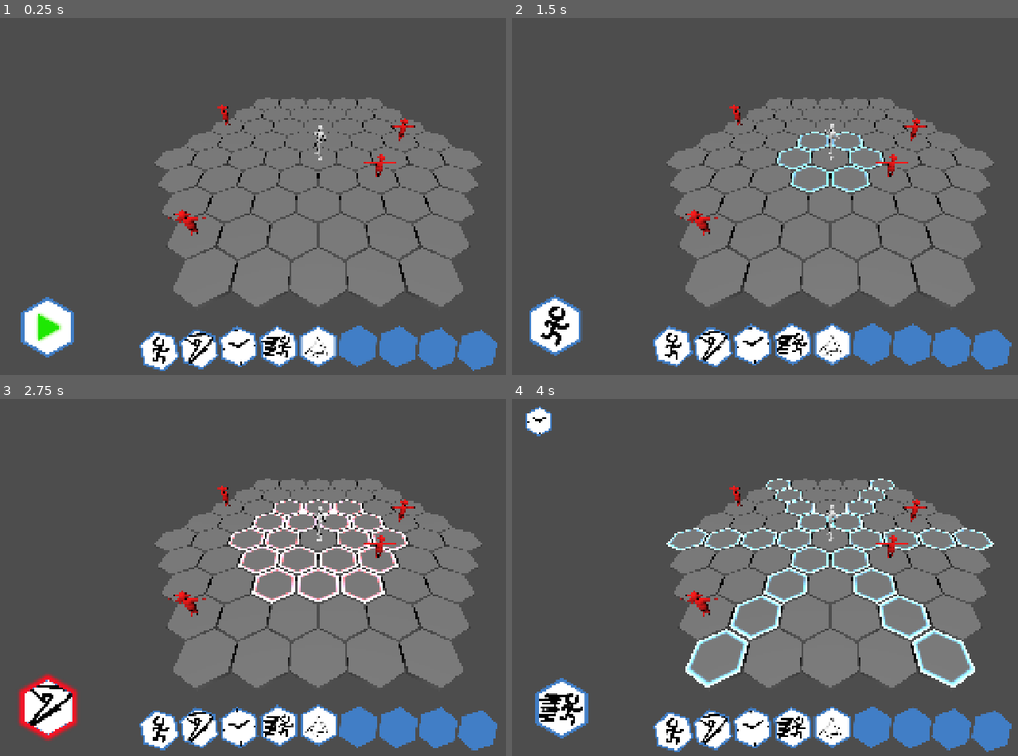
Above: before the commit, frames 1-4 (two rows, left to right).
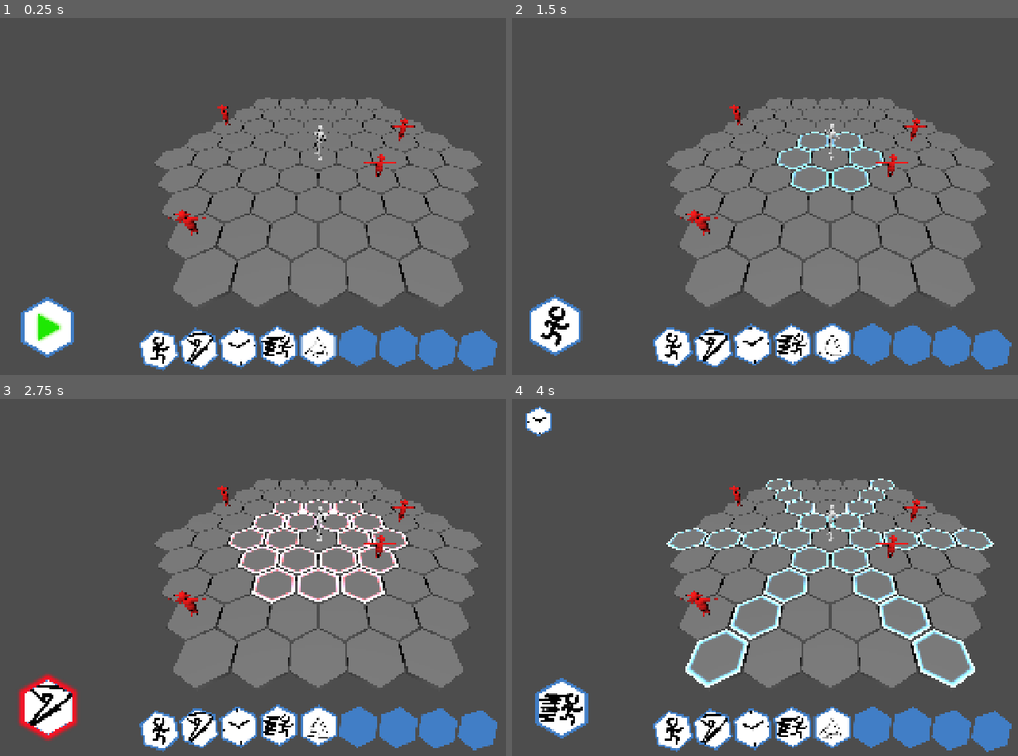
Above: after the commit, the same moments.

Repository: mmb5049/IGME601-Group4
Game: Godot game, scene res://Levels/Arena.tscn
Same seed, same stepped clock (60 frames per second), same inputs: the game is played once before the commit and once after it.
Inputs (mouse positions are in pixels of both pictures, inside the frame that each line leads up to):
- Up to frame 1 (0.25 s): no input
- Up to frame 2 (1.5 s): click (557, 328) at 0.5 s; tap Enter at 1.25 s; drag from (673, 342) to (891, 117) at 1.27 s
- Up to frame 3 (2.75 s): drag from (197, 727) to (288, 648) at 2.02 s
- Up to frame 4 (4 s): move the mouse to (749, 727) at 2.77 s; hold D 2.78-3.5 s; tap M at 2.85 s; click (749, 727) at 2.92 s; drag from (790, 723) to (638, 523) at 3.52 s

The runs differ from the first frame. In frame 1, 0.5% of the frame differs, in the area x 27-98%, y 86-99%; in frame 2, 0.5%; in frame 3, 0.6%; in frame 4, 0.6%.

Commit message:
Finish adding exploding effects to the trap

Diff:
--- a/igme-601-group-4/Abilities/Trap.gd
+++ b/igme-601-group-4/Abilities/Trap.gd
@@ -1,3 +1,4 @@
+
 extends Node3D
 class_name Trap
 
@@ -6,6 +7,14 @@
 var damage_amount: int = 0
 var triggered: bool = false
 
+@export var spawn_height: float = 1.5
+@export var spawn_duration: float = 0.4
+@export var rotation_amount: float = 25.0
+
+var is_spawning: bool = true
+var explosion_scene: PackedScene = preload(
+	"res://VFX/Trap_Explode.tscn"
+)
 
 func setup(
 	grid_reference: Node3D,
@@ -17,14 +26,64 @@
 	damage_amount = trap_damage
 
 
+func play_spawn_animation() -> void:
+	var target_position: Vector3 = global_position
+
+	# Start above the tile.
+	global_position = target_position + Vector3.UP * spawn_height
+
+	# Start slightly tilted.
+	rotation_degrees.x = -rotation_amount
+	rotation_degrees.z = rotation_amount
+
+	var tween := create_tween()
+	tween.set_parallel(true)
+	tween.set_trans(Tween.TRANS_QUAD)
+	tween.set_ease(Tween.EASE_OUT)
+
+	tween.tween_property(
+		self,
+		"global_position",
+		target_position,
+		spawn_duration
+	)
+
+	tween.tween_property(
+		self,
+		"rotation_degrees",
+		Vector3.ZERO,
+		spawn_duration
+	)
+
+	await tween.finished
+
+	is_spawning = false
+
+	# Check occupancy only after the trap lands.
+	if is_instance_valid(grid):
+		if grid.is_occupied(cell):
+			var occupant: Node = grid.occupied_cells.get(cell)
+			if is_instance_valid(occupant):
+				trigger(occupant)
+
+
 func trigger(target: Node) -> void:
-	# A trap can only trigger once.
-	if triggered:
+	if triggered or is_spawning:
 		return
 
 	triggered = true
 
-	# Apply damage to the character stepping on the trap.
+	# Spawn the explosion at the trap's position.
+	var explosion = explosion_scene.instantiate()
+	get_tree().current_scene.add_child(explosion)
+	explosion.global_position = global_position
+
+	# Play all particle effects.
+	for child in explosion.get_children():
+		if child is GPUParticles3D:
+			child.emitting = true
+
+	# Damage the character.
 	if is_instance_valid(target) and target.has_method("damage"):
 		target.damage(damage_amount)
 
@@ -33,5 +92,5 @@
 		if grid.traps.get(cell) == self:
 			grid.traps.erase(cell)
 
-	# Destroy the trap scene.
+	# Remove the trap, not the explosion.
 	queue_free()
--- a/igme-601-group-4/Scripts/hex_grid.gd
+++ b/igme-601-group-4/Scripts/hex_grid.gd
@@ -247,14 +247,10 @@
 		create_highlight(material, cell)
 
 
-func place_trap(
-	coord: Vector2i,
-	trap_damage: int
-) -> bool:
+func place_trap(coord: Vector2i, trap_damage: int) -> bool:
 	if not is_valid_cell(coord):
 		return false
 
-	# Only one trap can occupy a tile.
 	if traps.has(coord):
 		return false
 
@@ -263,15 +259,15 @@
 
 	add_child(new_trap)
 	new_trap.global_position = to_global(hex_to_world(coord))
-
 	traps[coord] = new_trap
+
+	# Animate the trap before checking for damage.
+	new_trap.play_spawn_animation()
+
 	return true
 
 
-func trigger_trap(
-	coord: Vector2i,
-	target: Node
-) -> void:
+func trigger_trap(coord: Vector2i, target: Node) -> void:
 	if not traps.has(coord):
 		return
 
--- /dev/null
+++ b/igme-601-group-4/VFX/Trap_Explode.tscn
@@ -0,0 +1,135 @@
+[gd_scene format=3 uid="uid://cq4txpm76ijqr"]
+
+[ext_resource type="Script" uid="uid://lsjmeb3up3a7" path="res://VFX/Trap_Explosion.gd" id="1_jpok7"]
+
+[sub_resource type="Curve" id="Curve_85gg6"]
+_data = [Vector2(0, 1), 0.0, 0.0, 0, 0, Vector2(0.74794513, 1), 0.0, 0.0, 0, 0, Vector2(1, 0), 0.0, 0.0, 0, 0]
+point_count = 3
+
+[sub_resource type="CurveTexture" id="CurveTexture_gkdul"]
+curve = SubResource("Curve_85gg6")
+
+[sub_resource type="ParticleProcessMaterial" id="ParticleProcessMaterial_gtgc1"]
+particle_flag_align_y = true
+spread = 180.0
+initial_velocity_min = 12.0
+initial_velocity_max = 14.0
+scale_min = 0.5
+scale_max = 1.5
+scale_curve = SubResource("CurveTexture_gkdul")
+
+[sub_resource type="StandardMaterial3D" id="StandardMaterial3D_0f3il"]
+albedo_color = Color(0.9254902, 0.47058824, 0.24313726, 1)
+emission_enabled = true
+emission = Color(0.8862745, 0.5019608, 0.1254902, 1)
+emission_energy_multiplier = 2.0
+emission_on_uv2 = true
+
+[sub_resource type="CylinderMesh" id="CylinderMesh_gs75m"]
+material = SubResource("StandardMaterial3D_0f3il")
+top_radius = 0.1
+bottom_radius = 0.0
+
+[sub_resource type="Curve" id="Curve_ftsws"]
+_data = [Vector2(0, 0), 0.0, 0.0, 0, 0, Vector2(0.6575342, 0.8235295), 0.0, 0.0, 0, 0, Vector2(1, 0), 0.0, 0.0, 0, 0]
+point_count = 3
+
+[sub_resource type="CurveTexture" id="CurveTexture_to8vv"]
+curve = SubResource("Curve_ftsws")
+
+[sub_resource type="Curve" id="Curve_jpok7"]
+_data = [Vector2(0, 0), 0.0, 0.0, 0, 0, Vector2(0.24931504, 1), 0.0, 0.0, 0, 0, Vector2(1, 0), 0.0, 0.0, 0, 0]
+point_count = 3
+
+[sub_resource type="CurveTexture" id="CurveTexture_w43jo"]
+curve = SubResource("Curve_jpok7")
+
+[sub_resource type="ParticleProcessMaterial" id="ParticleProcessMaterial_fko6y"]
+emission_shape = 1
+emission_sphere_radius = 1.0
+direction = Vector3(0, -1, 0)
+initial_velocity_min = 1.0
+initial_velocity_max = 2.0
+gravity = Vector3(0, 5, 0)
+scale_min = 0.5
+scale_max = 1.5
+scale_curve = SubResource("CurveTexture_w43jo")
+color = Color(7.3399394e-07, 0.2995004, 0.24589911, 1)
+alpha_curve = SubResource("CurveTexture_to8vv")
+
+[sub_resource type="StandardMaterial3D" id="StandardMaterial3D_gtgc1"]
+transparency = 1
+vertex_color_use_as_albedo = true
+
+[sub_resource type="SphereMesh" id="SphereMesh_0f3il"]
+material = SubResource("StandardMaterial3D_gtgc1")
+radial_segments = 8
+rings = 4
+
+[sub_resource type="Gradient" id="Gradient_t6o1g"]
+colors = PackedColorArray(0.9764706, 0.9490196, 0.06666667, 1, 0.9369439, 0.27267548, 1.92523e-07, 1)
+
+[sub_resource type="GradientTexture1D" id="GradientTexture1D_dotgj"]
+gradient = SubResource("Gradient_t6o1g")
+
+[sub_resource type="Curve" id="Curve_0fjcd"]
+_limits = [0.0, 2.0, 0.0, 1.0]
+_data = [Vector2(0, 2), 0.0, 0.0, 0, 0, Vector2(1, 1.0053476), 0.0, 0.0, 0, 0]
+point_count = 2
+
+[sub_resource type="CurveTexture" id="CurveTexture_2n8id"]
+curve = SubResource("Curve_0fjcd")
+
+[sub_resource type="Curve" id="Curve_ul26t"]
+_data = [Vector2(0, 0), 0.0, 0.0, 0, 0, Vector2(0.24931504, 1), 0.0, 0.0, 0, 0, Vector2(1, 0), 0.0, 0.0, 0, 0]
+point_count = 3
+
+[sub_resource type="CurveTexture" id="CurveTexture_ajgjk"]
+curve = SubResource("Curve_ul26t")
+
+[sub_resource type="ParticleProcessMaterial" id="ParticleProcessMaterial_gkdul"]
+emission_shape = 1
+emission_sphere_radius = 1.0
+direction = Vector3(0, -1, 0)
+spread = 90.0
+initial_velocity_min = 2.0
+initial_velocity_max = 4.0
+gravity = Vector3(0, 5, 0)
+scale_min = 0.5
+scale_max = 1.5
+scale_curve = SubResource("CurveTexture_ajgjk")
+color = Color(0.827451, 0.8862745, 0, 1)
+color_ramp = SubResource("GradientTexture1D_dotgj")
+emission_curve = SubResource("CurveTexture_2n8id")
+
+[node name="TrapExplode" type="Node3D" unique_id=2108889160]
+script = ExtResource("1_jpok7")
+
+[node name="Debris" type="GPUParticles3D" parent="." unique_id=16883905]
+emitting = false
+amount = 24
+lifetime = 0.5
+one_shot = true
+explosiveness = 1.0
+fixed_fps = 60
+process_material = SubResource("ParticleProcessMaterial_gtgc1")
+draw_pass_1 = SubResource("CylinderMesh_gs75m")
+
+[node name="Smoke" type="GPUParticles3D" parent="." unique_id=1607929222]
+emitting = false
+amount = 12
+lifetime = 2.0
+one_shot = true
+explosiveness = 1.0
+fixed_fps = 60
+process_material = SubResource("ParticleProcessMaterial_fko6y")
+draw_pass_1 = SubResource("SphereMesh_0f3il")
+
+[node name="Fire" type="GPUParticles3D" parent="." unique_id=1644640353]
+emitting = false
+amount = 12
+one_shot = true
+explosiveness = 1.0
+fixed_fps = 60
+process_material = SubResource("ParticleProcessMaterial_gkdul")
+draw_pass_1 = SubResource("SphereMesh_0f3il")
--- /dev/null
+++ b/igme-601-group-4/VFX/Trap_Explosion.gd
@@ -0,0 +1,12 @@
+extends Node3D
+
+func _ready() -> void:
+	for child in get_children():
+		if child is GPUParticles3D:
+			child.emitting = true
+
+			# Wait for each particle system to finish.
+			await child.finished
+
+	# Free the explosion once all particle effects finish.
+	queue_free()
Not shown, added: igme-601-group-4/VFX/Trap_Explosion.gd.uid
